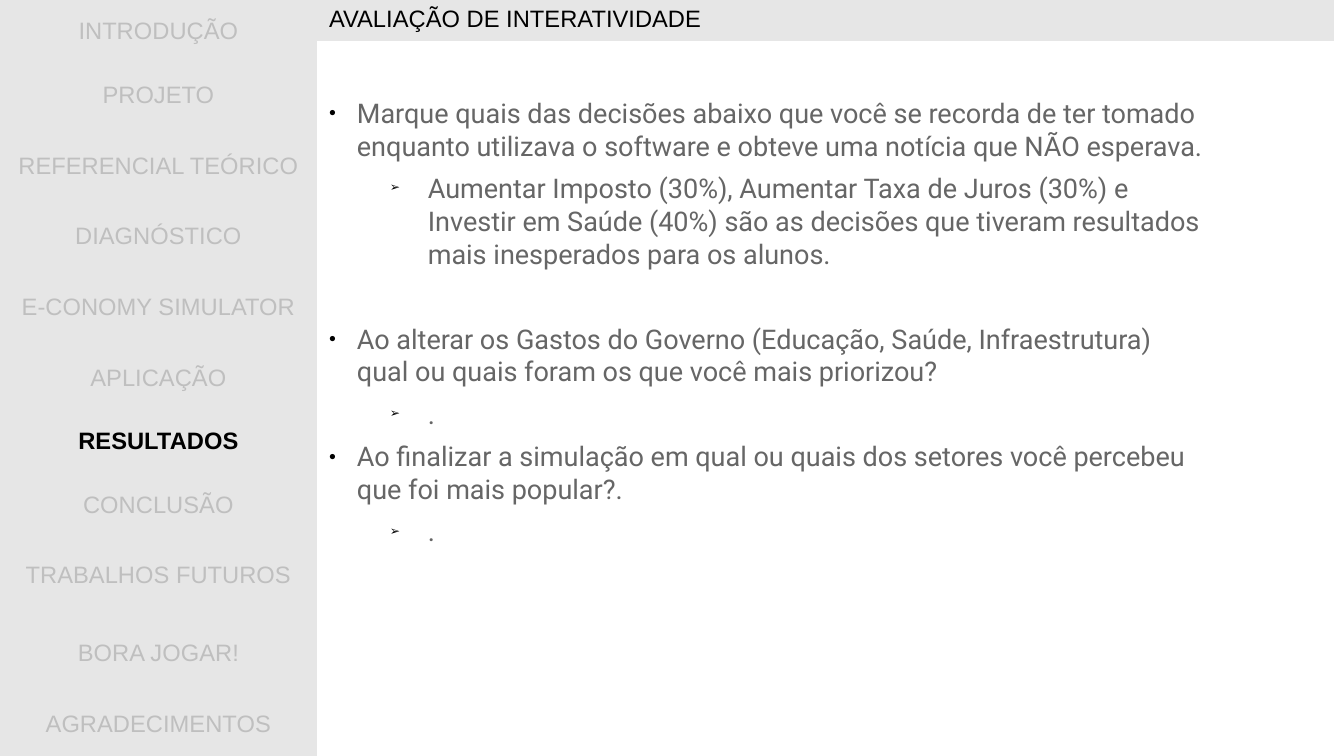
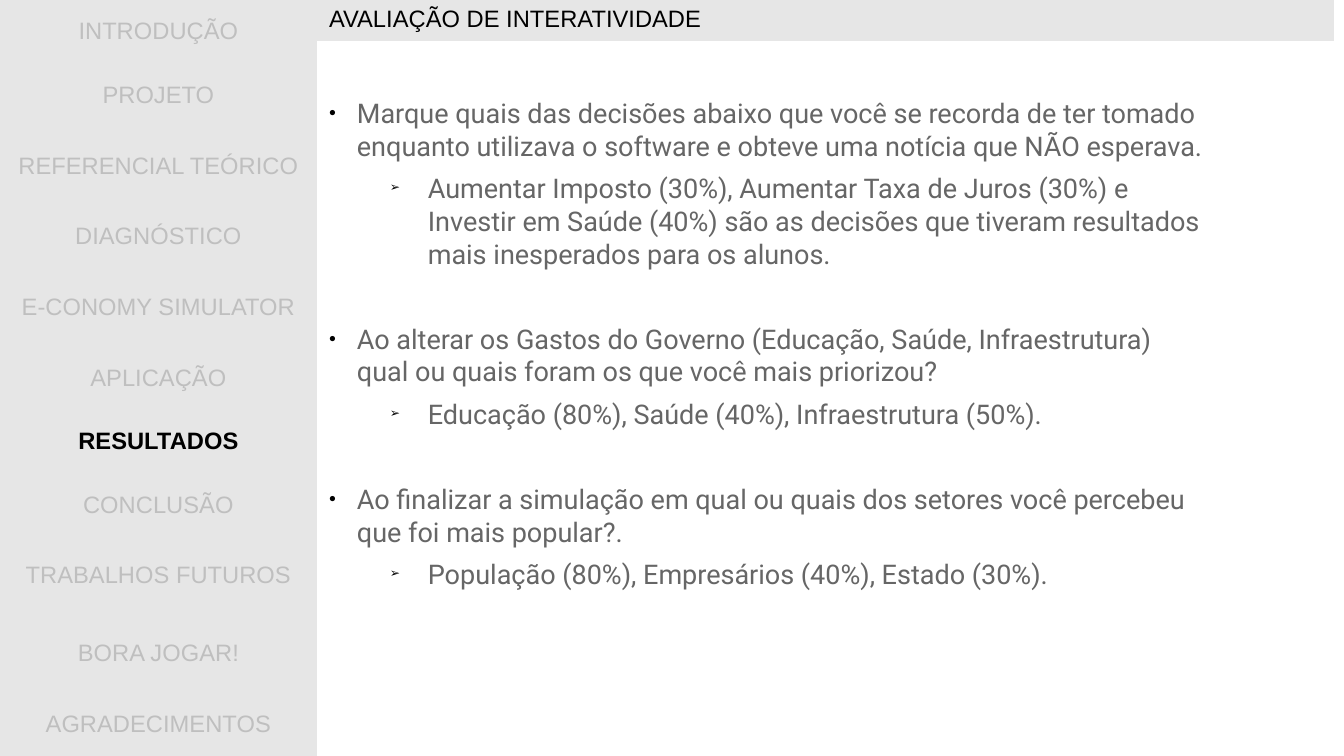
Before and after one commit to gwathsule/e-conomy-simulator, a slide deck: slide 32 of documentacao/apresentacao_tcc.ppt (slide 33 before the commit). Drawn at 1344x756 pixels with LibreOffice and Linux fonts; fonts in the diff are those of the drawing; background and template pictures are left out. Boxes give left, top, right and bottom in pixels: in the first picture for what was removed or moved away, otherwise in the second. Text is boxed around its words. In the diff, an @@ line names an element or a change of style, - is before the commit and + after.

```diff
--- a/documentacao/apresentacao_tcc.ppt
+++ b/documentacao/apresentacao_tcc.ppt
@@ text at bbox=[428, 402, 1042, 430]: text changed @@
-  ➢ .
+  ➢ Educação (80%), Saúde (40%), Infraestrutura (50%).
@@ text at bbox=[428, 562, 1048, 590]: text changed @@
-  ➢ .
+  ➢ População (80%), Empresários (40%), Estado (30%).
```
Also in this commit, not shown: 5 slides added, 3 slides removed.
